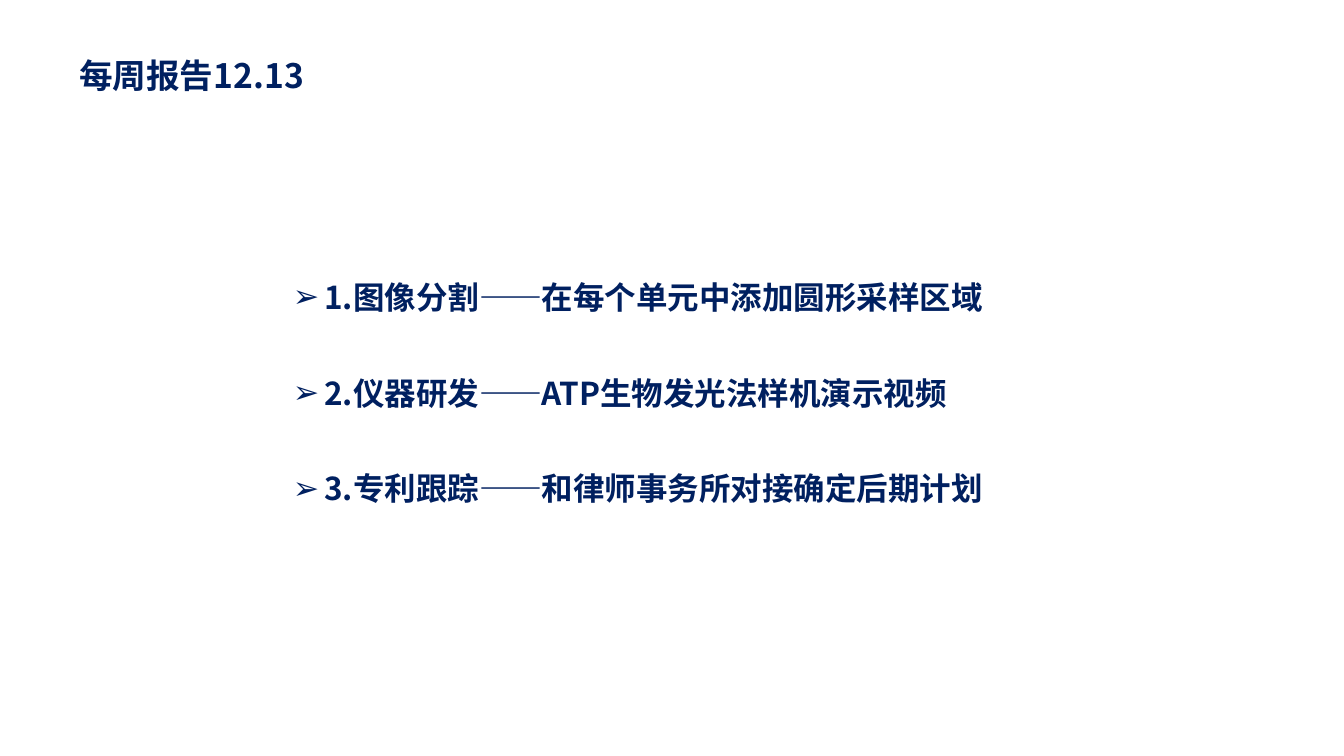
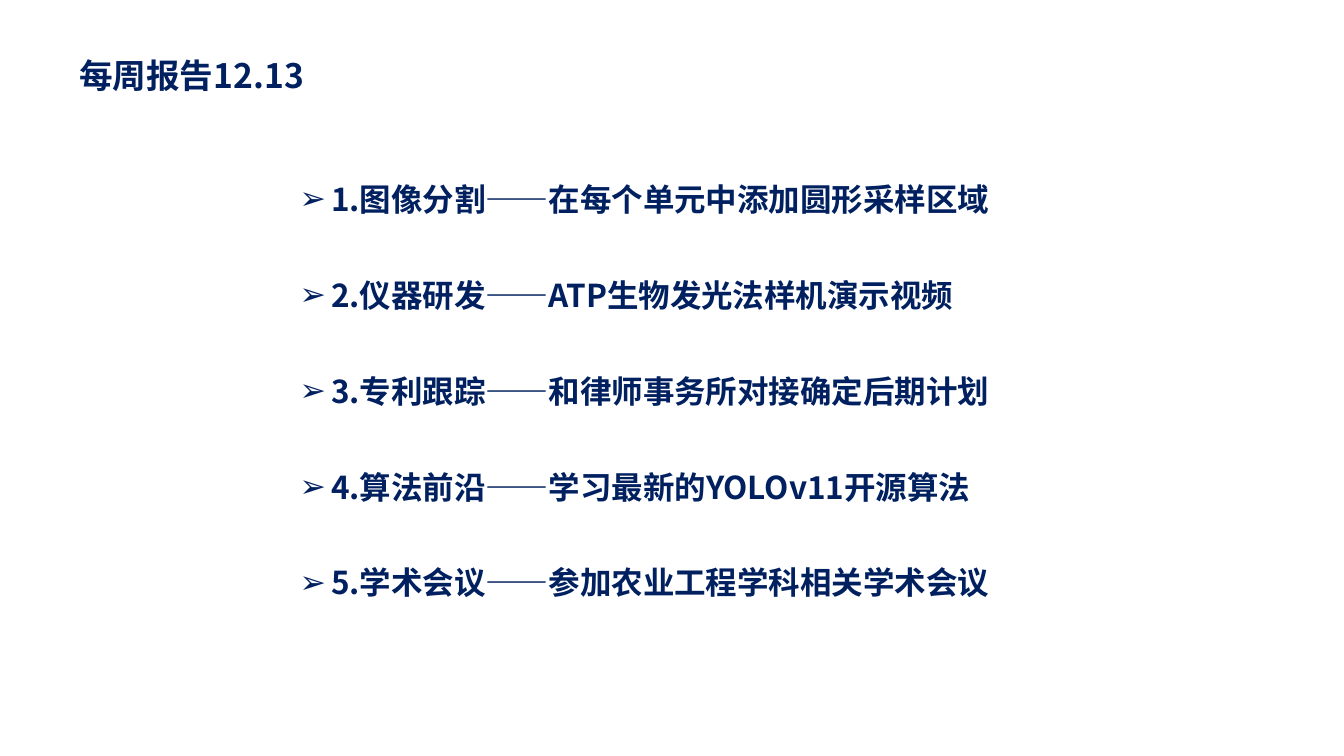
Before and after one commit to Humble-Engineer/Reports, a slide deck: slide 1 of 2024年/周报20241213.pptx. Drawn at 1344x756 pixels with LibreOffice and Linux fonts; fonts in the diff are those of the drawing. Boxes give left, top, right and bottom in pixels: in the first picture for what was removed or moved away, otherwise in the second. Text is boxed around its words. In the diff, an @@ line names an element or a change of style, - is before the commit and + after.

Commit message:
modify 20241213

```diff
--- a/2024年/周报20241213.pptx
+++ b/2024年/周报20241213.pptx
@@ text "1.图像分割——在每个单元中添加圆形采样区域": place and size @@
-text "1.图像分割——在每个单元中添加圆形采样区域" at bbox=[324, 282, 982, 312]
+text "1.图像分割——在每个单元中添加圆形采样区域" at bbox=[331, 184, 989, 214]
@@ text "2.仪器研发——ATP生物发光法样机演示视频": place and size @@
-text "2.仪器研发——ATP生物发光法样机演示视频" at bbox=[324, 378, 946, 408]
+text "2.仪器研发——ATP生物发光法样机演示视频" at bbox=[331, 280, 953, 310]
@@ text "3.专利跟踪——和律师事务所对接确定后期计划": place and size @@
-text "3.专利跟踪——和律师事务所对接确定后期计划" at bbox=[324, 473, 982, 503]
+text "3.专利跟踪——和律师事务所对接确定后期计划" at bbox=[331, 376, 989, 406]
@@ text added at bbox=[331, 472, 970, 502], 40 pt, text #002060, bold @@
+➢ 4.算法前沿——学习最新的YOLOv11开源算法
@@ text added at bbox=[331, 567, 989, 597], 40 pt, text #002060, bold @@
+➢ 5.学术会议——参加农业工程学科相关学术会议
```
Also in this commit, not shown: 2 slides added.
